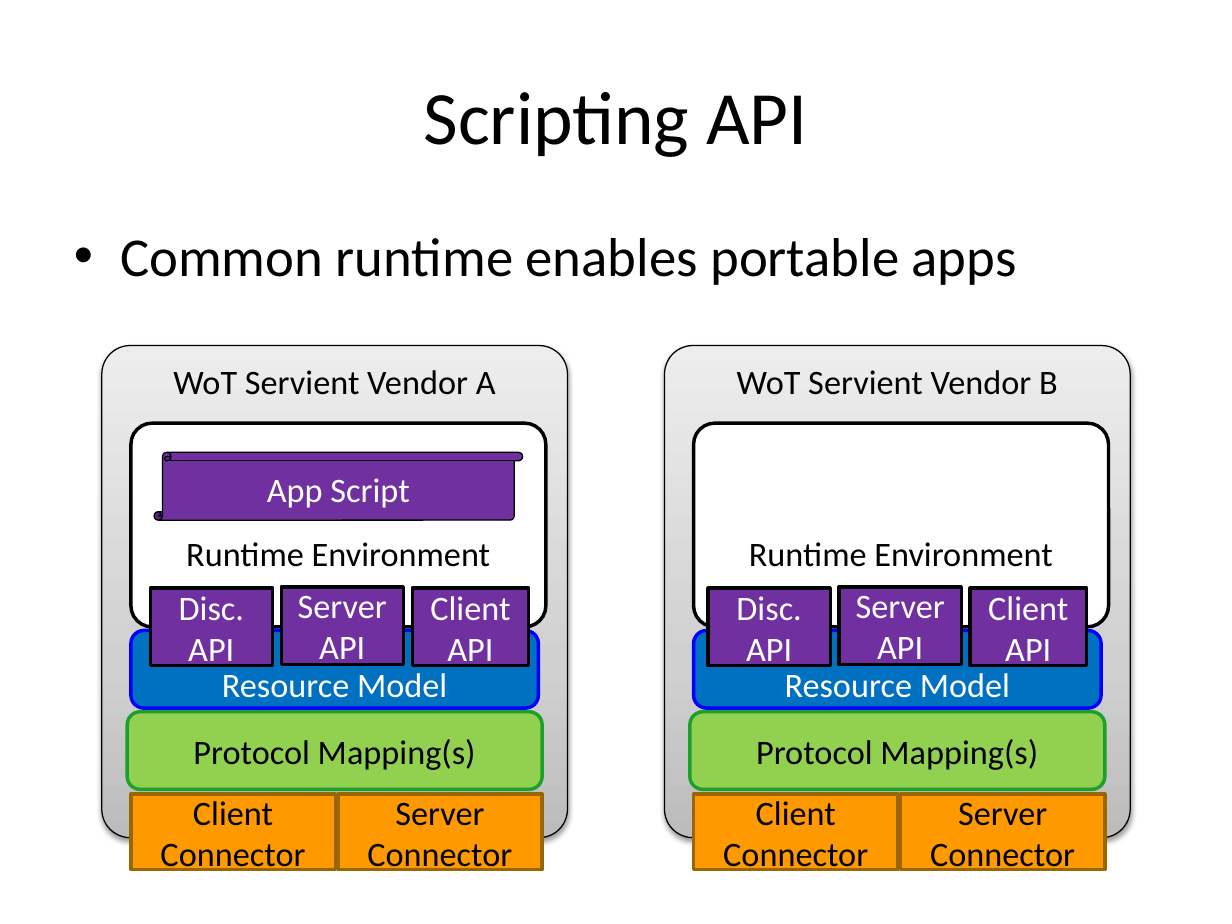
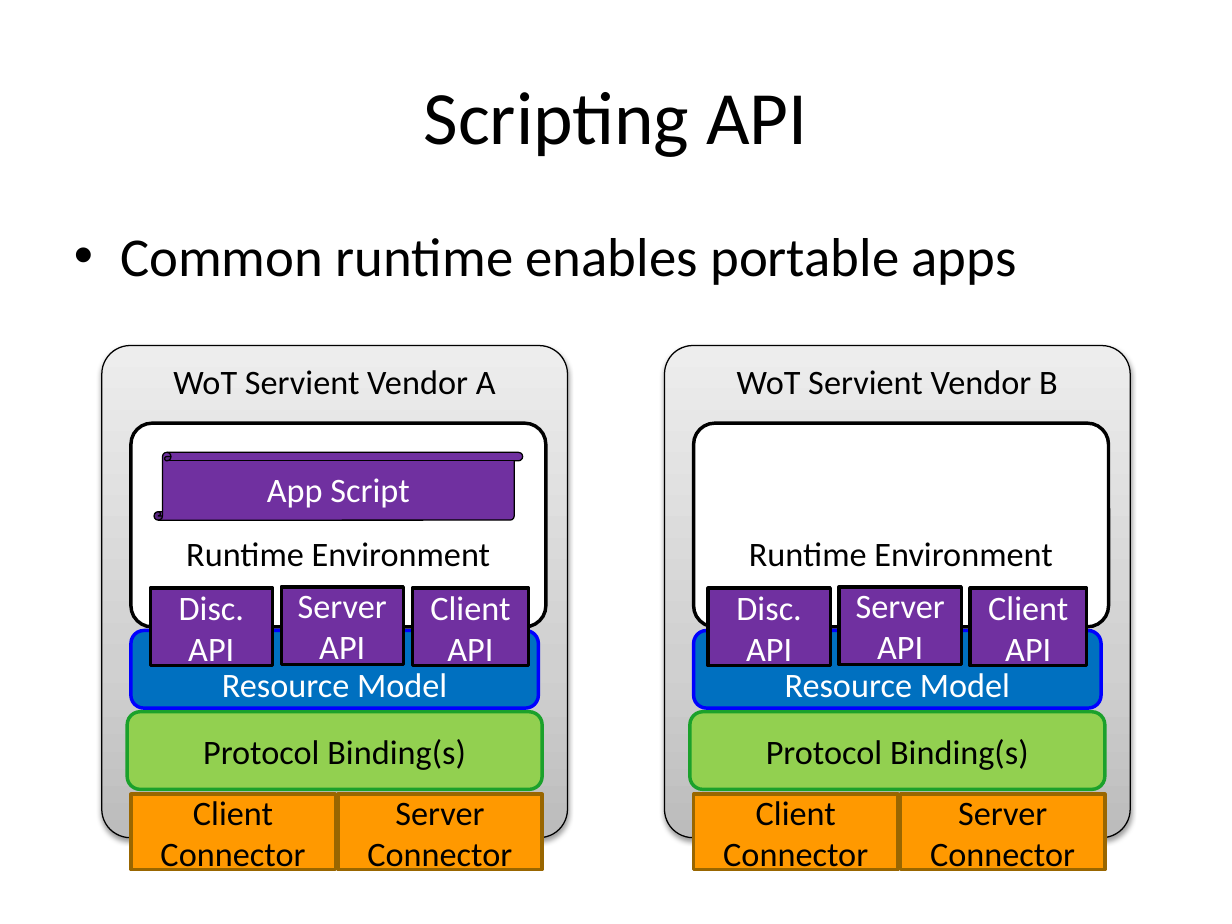
Before and after one commit to w3c/wot, a slide deck: slide 42 of current-practices/wot-getting-started-webinar-2016.pptx. Drawn at 1232x924 pixels with LibreOffice and Linux fonts; fonts in the diff are those of the drawing. Boxes give left, top, right and bottom in pixels: in the first picture for what was removed or moved away, otherwise in the second. Text is boxed around its words. In the diff, an @@ line names an element or a change of style, - is before the commit and + after.

```diff
--- a/current-practices/wot-getting-started-webinar-2016.pptx
+++ b/current-practices/wot-getting-started-webinar-2016.pptx
@@ text in rounded rectangle at box(203, 739, 466, 770): text changed @@
-Protocol Mapping(s)
+Protocol Binding(s)
@@ text in rounded rectangle at box(766, 739, 1029, 770): text changed @@
-Protocol Mapping(s)
+Protocol Binding(s)
```
Also in this commit, not shown: 3 other slides changed, 5 other files.
